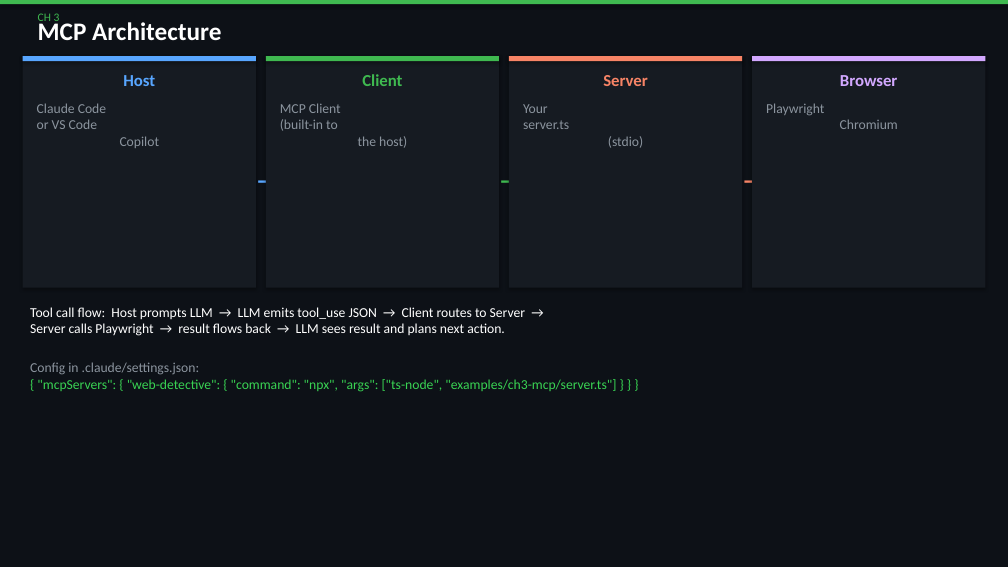
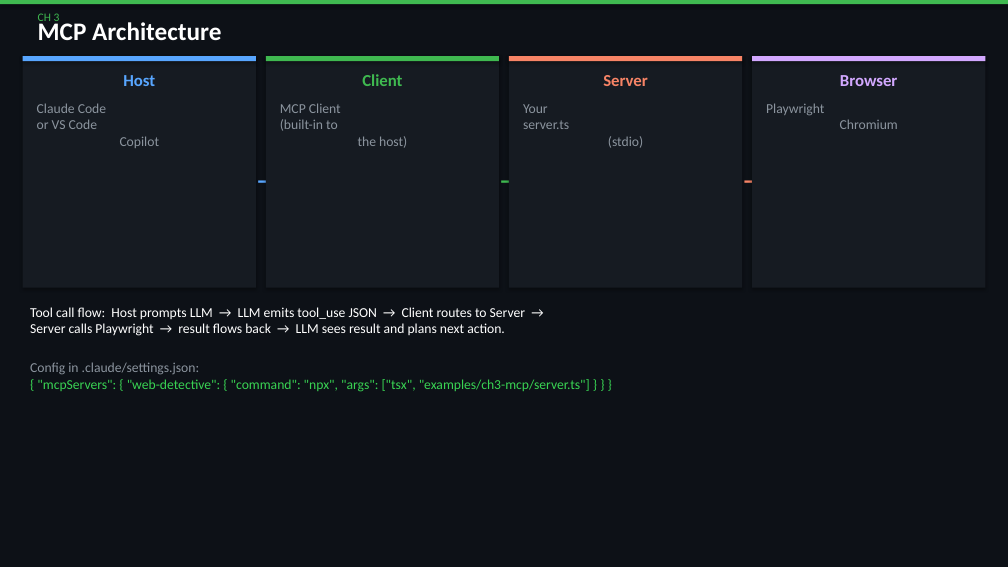
Before and after one commit to QA-Olympians-Academy/web-detective, a slide deck: slide 32 of web-detective-workshop.pptx. Drawn at 1008x567 pixels with LibreOffice and Linux fonts; fonts in the diff are those of the drawing. Boxes give left, top, right and bottom in pixels: in the first picture for what was removed or moved away, otherwise in the second. Text is boxed around its words. In the diff, an @@ line names an element or a change of style, - is before the commit and + after.

Commit message:
fix ts-node

```diff
--- a/web-detective-workshop.pptx
+++ b/web-detective-workshop.pptx
@@ text at box(37, 379, 590, 392): text changed @@
-{ "mcpServers": { "web-detective": { "command": "npx", "args": ["ts-node", "examples/ch3-mcp/server.ts"] } } }
+{ "mcpServers": { "web-detective": { "command": "npx", "args": ["tsx", "examples/ch3-mcp/server.ts"] } } }
```
Also in this commit, not shown: 8 other slides changed, 29 other files.
